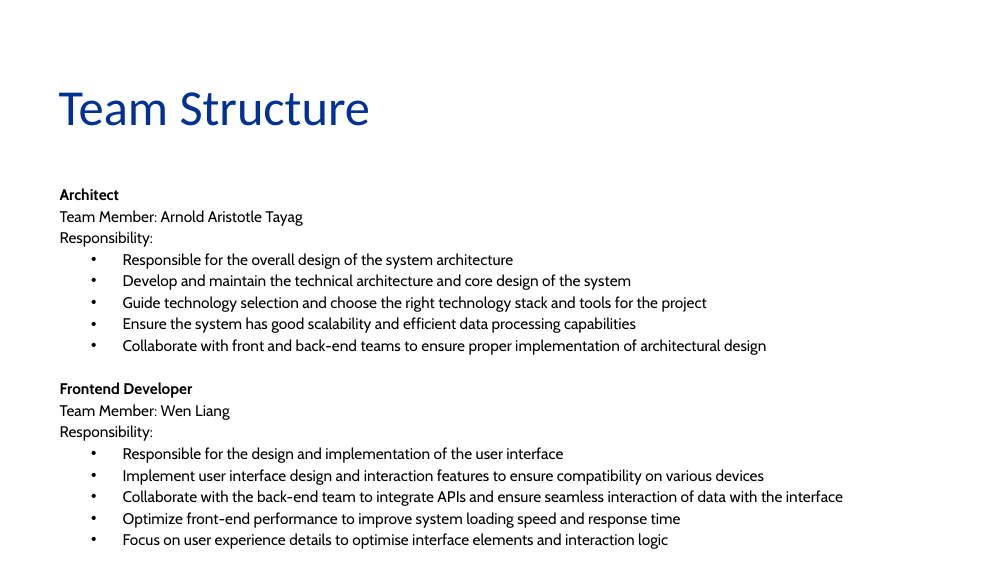
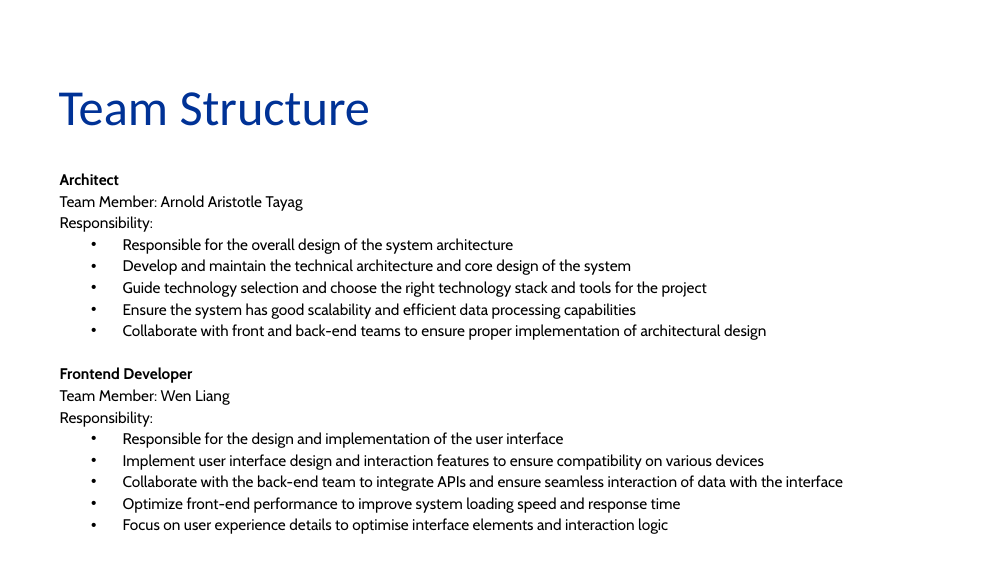
Before and after one commit to aamtayag/mse800-assessment2, a slide deck: slide 5 of docs/mse800_assess2.pptx. Drawn at 1008x567 pixels with LibreOffice and Linux fonts; fonts in the diff are those of the drawing; background and template pictures are left out. Boxes give left, top, right and bottom in pixels: in the first picture for what was removed or moved away, otherwise in the second. Text is boxed around its words. In the diff, an @@ line names an element or a change of style, - is before the commit and + after.

```diff
--- a/docs/mse800_assess2.pptx
+++ b/docs/mse800_assess2.pptx
@@ text "Architect": place and size @@
-text "Architect" at <box>60,188,843,549</box>
+text "Architect" at <box>60,173,843,534</box>
```
Also in this commit, not shown: 2 other slides changed.
